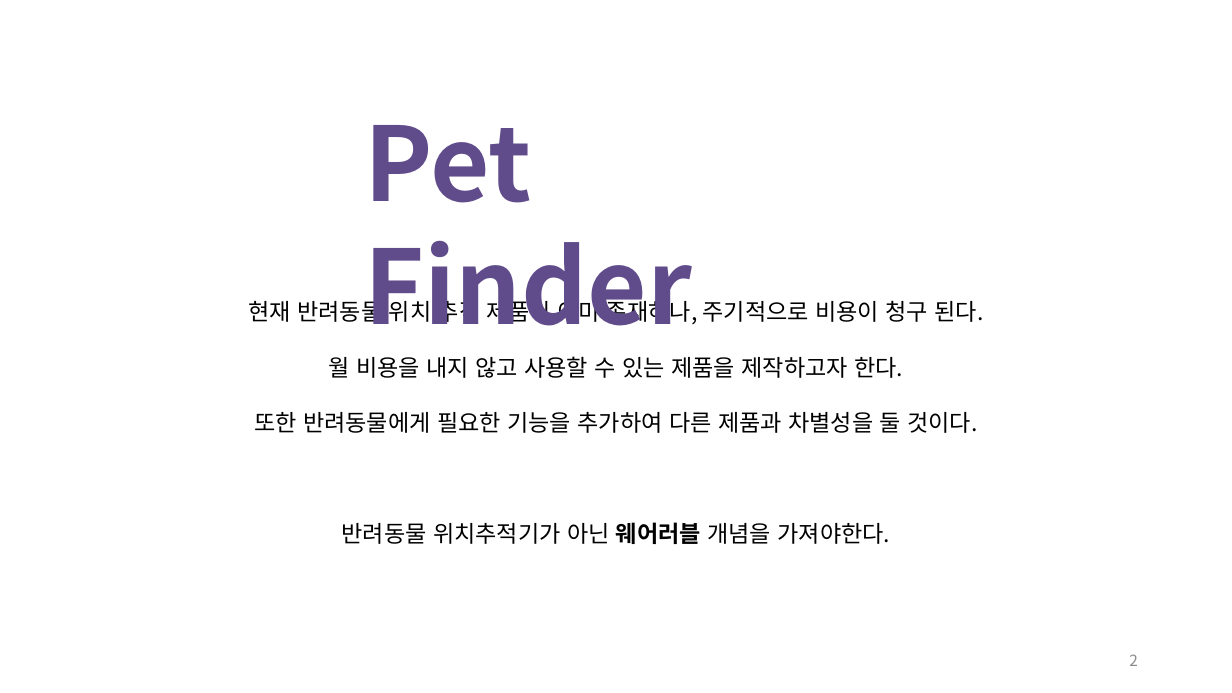
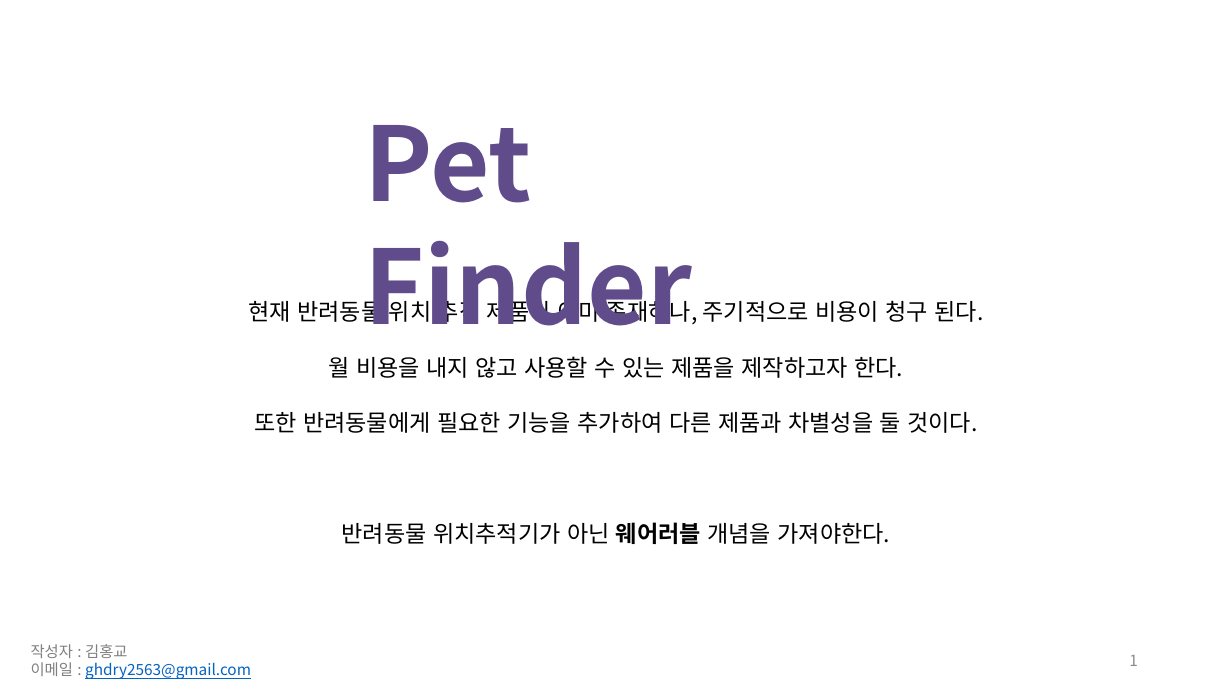
Before and after one commit to grape0919/PetFinder, a slide deck: slide 1 of Pet Finder.pptx (slide 2 before the commit). Drawn at 1232x693 pixels with LibreOffice and Linux fonts; fonts in the diff are those of the drawing. Boxes give left, top, right and bottom in pixels: in the first picture for what was removed or moved away, otherwise in the second. Text is boxed around its words. In the diff, an @@ line names an element or a change of style, - is before the commit and + after.

```diff
--- a/Pet Finder.pptx
+++ b/Pet Finder.pptx
@@ text added at (x1=31, y1=644, x2=251, y2=679), 12 pt, text #0563C1, underline @@
+작성자 : 김홍교
+이메일 : ghdry2563@gmail.com
@@ page number at (x1=1129, y1=655, x2=1138, y2=666): text changed @@
-2
+1
```
Also in this commit, not shown: 1 other slide changed, 1 slide removed, 1 other file.
